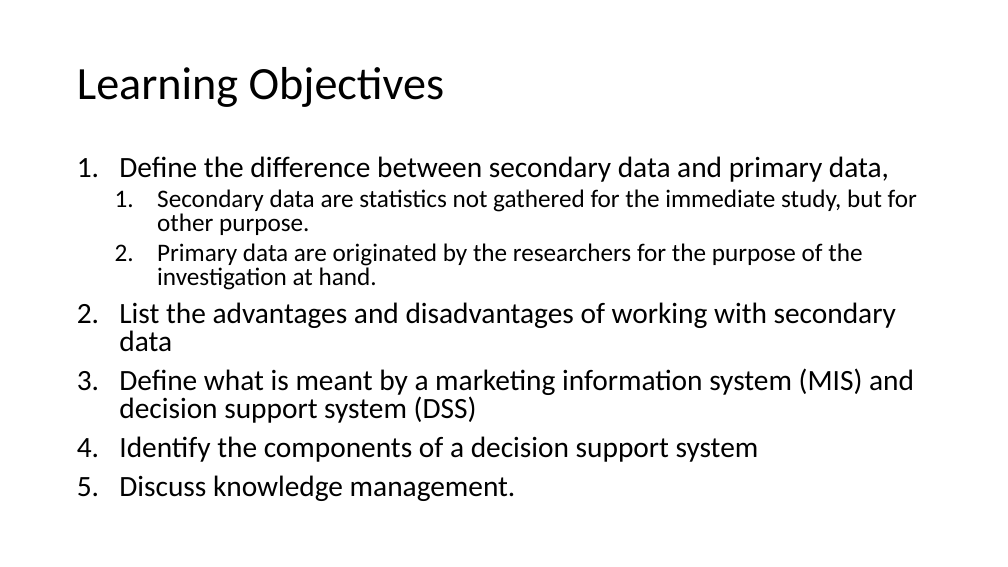
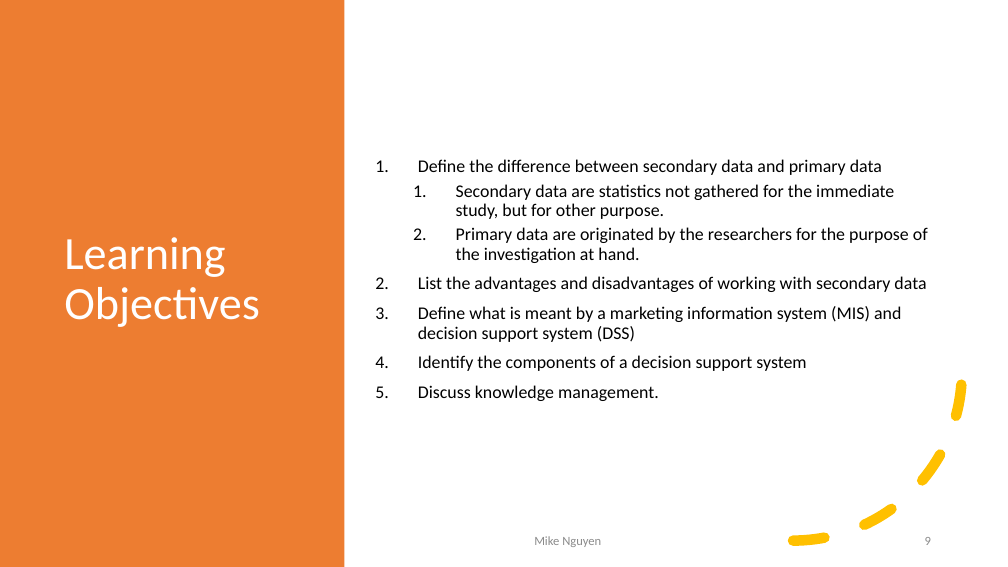
Before and after one commit to mikenguyen13/mar4050, a slide deck: slide 9 of lectures/3/Information Systems, Dashboards & Data Analytics.pptx (slide 3 before the commit). Drawn at 1008x567 pixels with LibreOffice and Linux fonts; fonts in the diff are those of the drawing. Boxes give left, top, right and bottom in pixels: in the first picture for what was removed or moved away, otherwise in the second. Text is boxed around its words. In the diff, an @@ line names an element or a change of style, - is before the commit and + after.

```diff
--- a/lectures/3/Information Systems, Dashboards & Data Analytics.pptx
+++ b/lectures/3/Information Systems, Dashboards & Data Analytics.pptx
@@ rectangle added at (x1=0, y1=0, x2=345, y2=567), fill #ED7D31 @@
@@ title "Learning Objectives" moved from (x1=77, y1=67, x2=445, y2=107) to (x1=64, y1=237, x2=259, y2=327) @@
@@ title "Learning Objectives" at (x1=64, y1=237, x2=259, y2=327): text colour #000000 to #FFFFFF @@
@@ text "Define the difference between secondary ..." moved from (x1=119, y1=156, x2=917, y2=501) to (x1=418, y1=159, x2=928, y2=401) @@
@@ text "Define the difference between secondary ..." at (x1=418, y1=159, x2=928, y2=401): vertical alignment top to middle @@
@@ text at (x1=418, y1=159, x2=882, y2=175): text changed; size 28 to 17 pt @@
-1. Define the difference between secondary data and primary data,
+1. Define the difference between secondary data and primary data
@@ text at (x1=418, y1=184, x2=928, y2=401): size 24 to 17 pt in "Secondary data are statistics not gathered for ...", "Primary data are originated by the researchers ..."; size 28 to 17 pt in "List the advantages and disadvantages of working ...", "Define what is meant by a marketing ...", "Identify the components of a decision support ...", "Discuss knowledge management."; line spacing 0.8 to 0.9 @@
@@ arc (boxed as its full ellipse) added at (x1=625, y1=203, x2=963, y2=541), outline #FFC000 10 pt dashed @@
@@ text added at (x1=534, y1=536, x2=601, y2=547), 12 pt, text #8C8C8C @@
+Mike Nguyen
@@ page number added at (x1=925, y1=537, x2=931, y2=545), 12 pt, text #8C8C8C @@
+9
```
Also in this commit, not shown: 22 other slides changed, 10 slides added, 2 slides removed, 2 other files.
